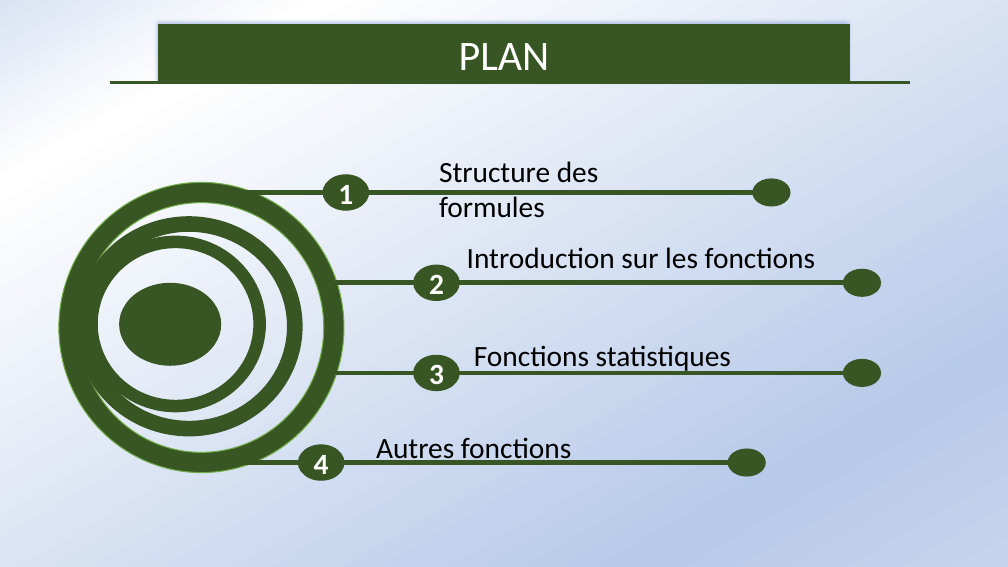
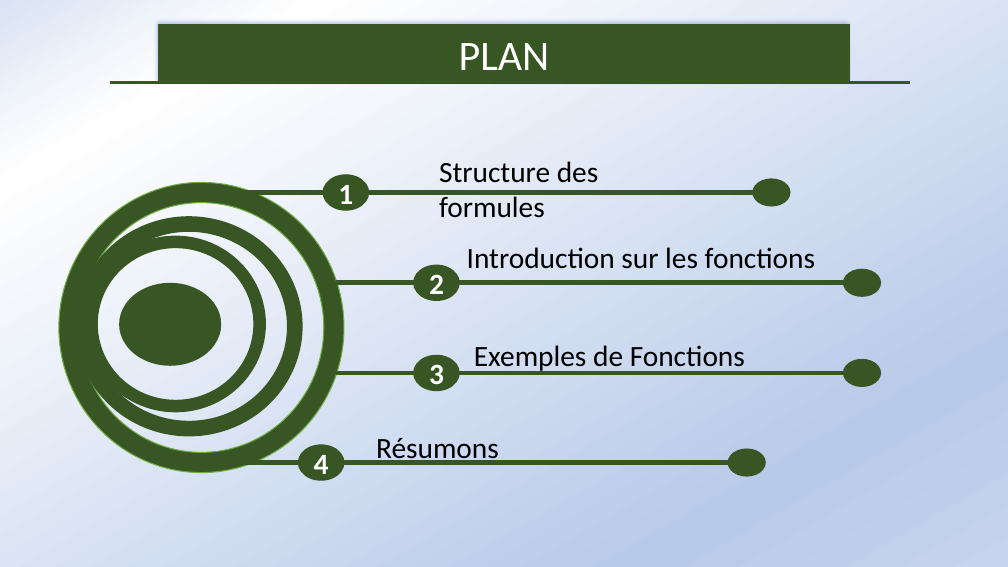
Before and after one commit to Abson-dev/Formation-Excel-IFDC, a slide deck: slide 3 of Cours/IFDC_2.pptx. Drawn at 1008x567 pixels with LibreOffice and Linux fonts; fonts in the diff are those of the drawing. Boxes give left, top, right and bottom in pixels: in the first picture for what was removed or moved away, otherwise in the second. Text is boxed around its words. In the diff, an @@ line names an element or a change of style, - is before the commit and + after.

```diff
--- a/Cours/IFDC_2.pptx
+++ b/Cours/IFDC_2.pptx
@@ text at (x1=474, y1=345, x2=745, y2=373): text changed @@
-Fonctions statistiques
+Exemples de Fonctions
@@ text at (x1=376, y1=438, x2=499, y2=465): text changed @@
-Autres fonctions
+Résumons
```
Also in this commit, not shown: 6 other slides changed, 4 slides added, 1 slide removed.
